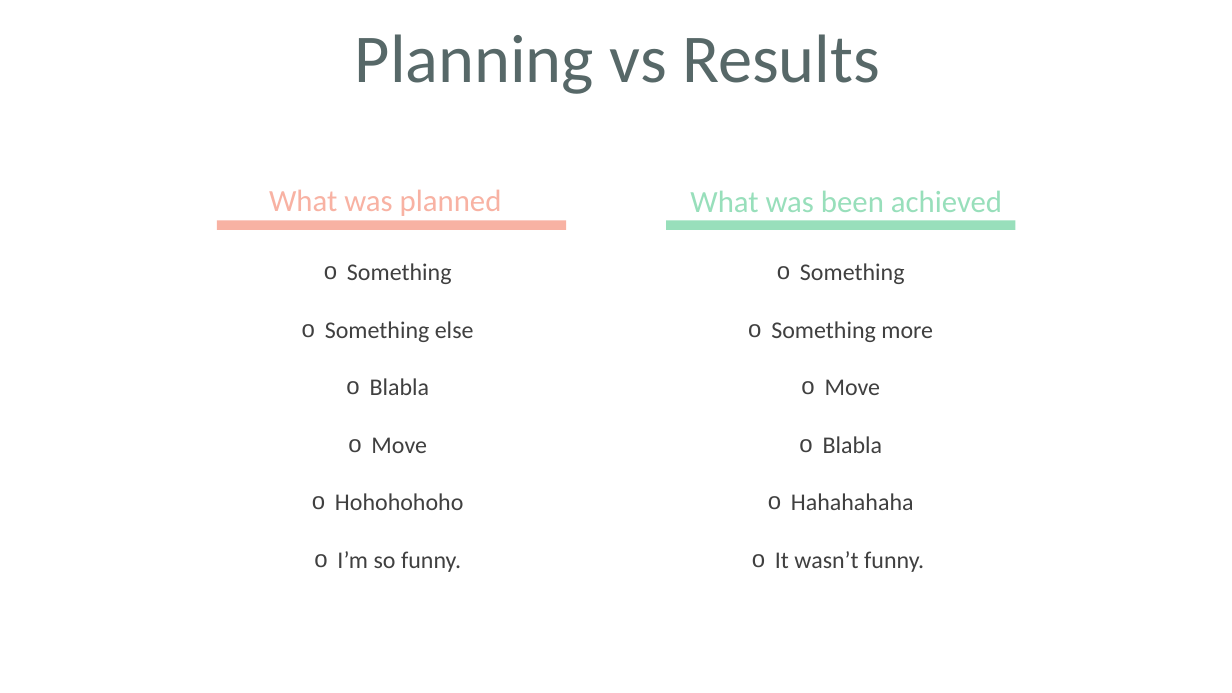
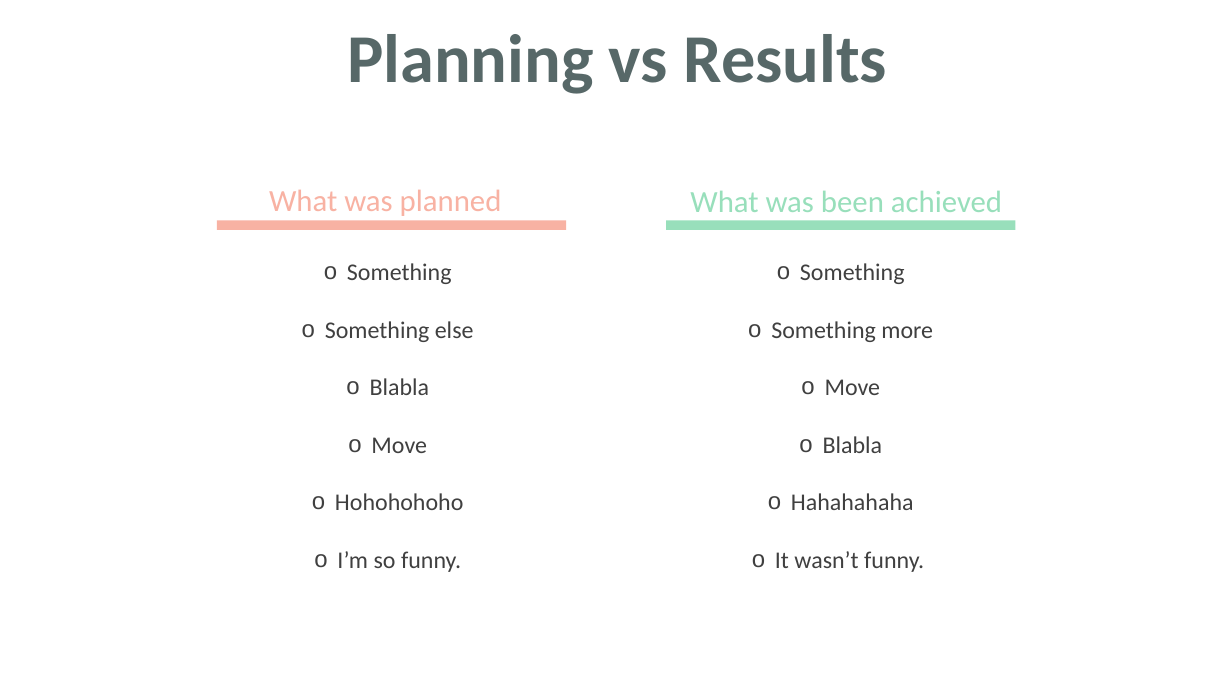
Before and after one commit to AmandineBenza/BlablaMove, a slide deck: slide 12 of src/main/resources/Presentations/BlablaMove_OralDefense.pptx. Drawn at 1232x693 pixels with LibreOffice and Linux fonts; fonts in the diff are those of the drawing; background and template pictures are left out. Boxes give left, top, right and bottom in pixels: in the first picture for what was removed or moved away, otherwise in the second. Text is boxed around its words. In the diff, an @@ line names an element or a change of style, - is before the commit and + after.

```diff
--- a/src/main/resources/Presentations/BlablaMove_OralDefense.pptx
+++ b/src/main/resources/Presentations/BlablaMove_OralDefense.pptx
@@ text "Planning vs Results" at (347,34,887,94): bold on @@
```
Also in this commit, not shown: 10 other slides changed.
